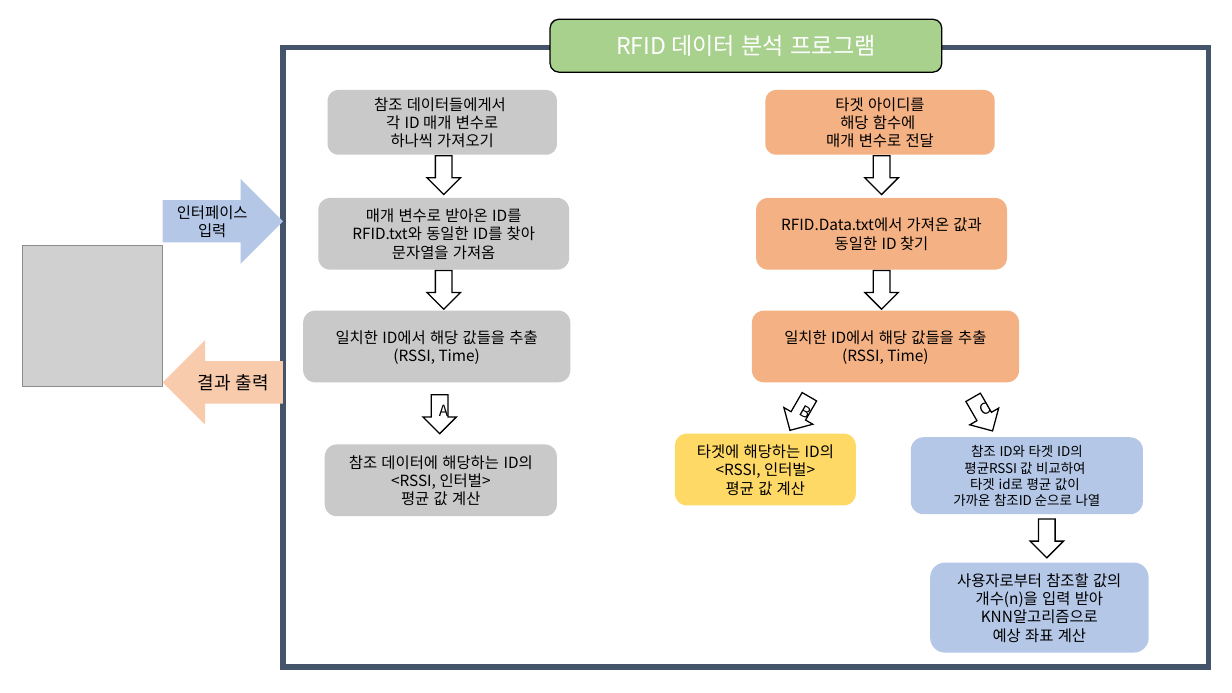
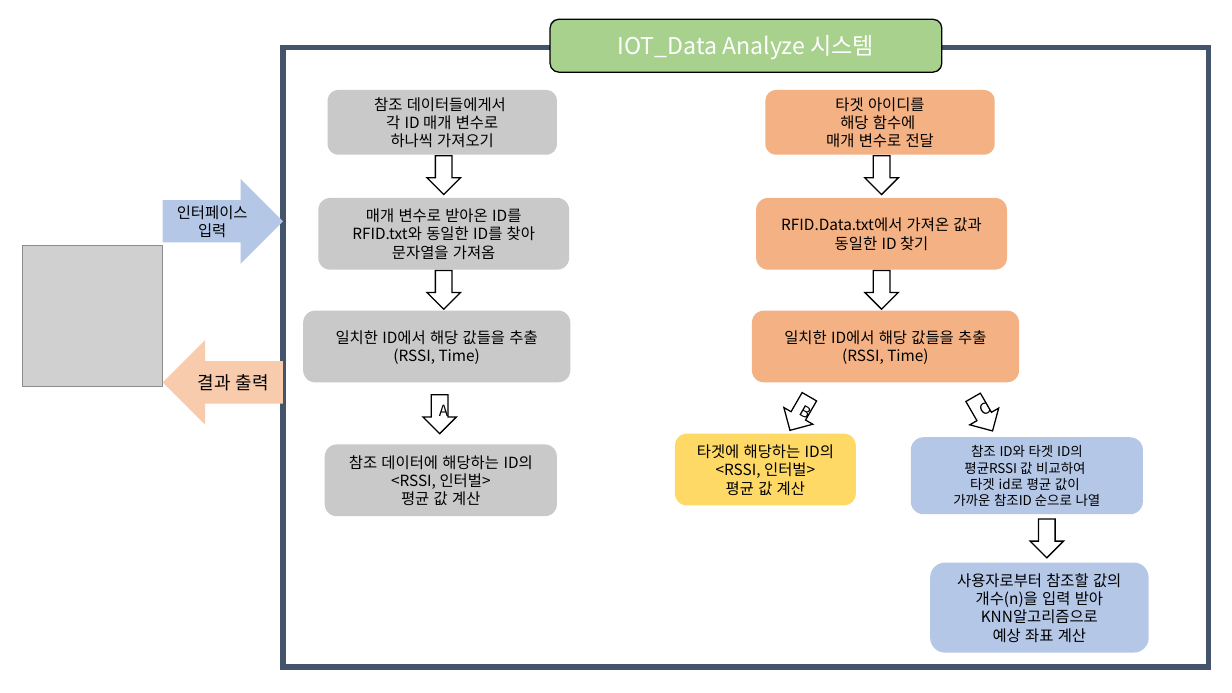
Before and after one commit to skywings-kor/SMU-CODE, a slide deck: slide 2 of 2022년-1학기/2022년-1C(PBL)자료/자율프로젝트(스마트홈-Data Analyze)/IOT_DataAnalyze_개발내용요약.pptx (slide 1 before the commit). Drawn at 1232x693 pixels with LibreOffice and Linux fonts; fonts in the diff are those of the drawing; grey boxes stand for pictures. Boxes give left, top, right and bottom in pixels: in the first picture for what was removed or moved away, otherwise in the second. Text is boxed around its words. In the diff, an @@ line names an element or a change of style, - is before the commit and + after.

```diff
--- a/2022년-1학기/2022년-1C(PBL)자료/자율프로젝트(스마트홈-Data Analyze)/IOT_DataAnalyze_개발내용요약.pptx
+++ b/2022년-1학기/2022년-1C(PBL)자료/자율프로젝트(스마트홈-Data Analyze)/IOT_DataAnalyze_개발내용요약.pptx
@@ text in rounded rectangle at (618,35,874,59): text changed @@
-RFID 데이터 분석 프로그램
+IOT_Data Analyze 시스템
```
Also in this commit, not shown: 1 other slide changed, 6 other files.
